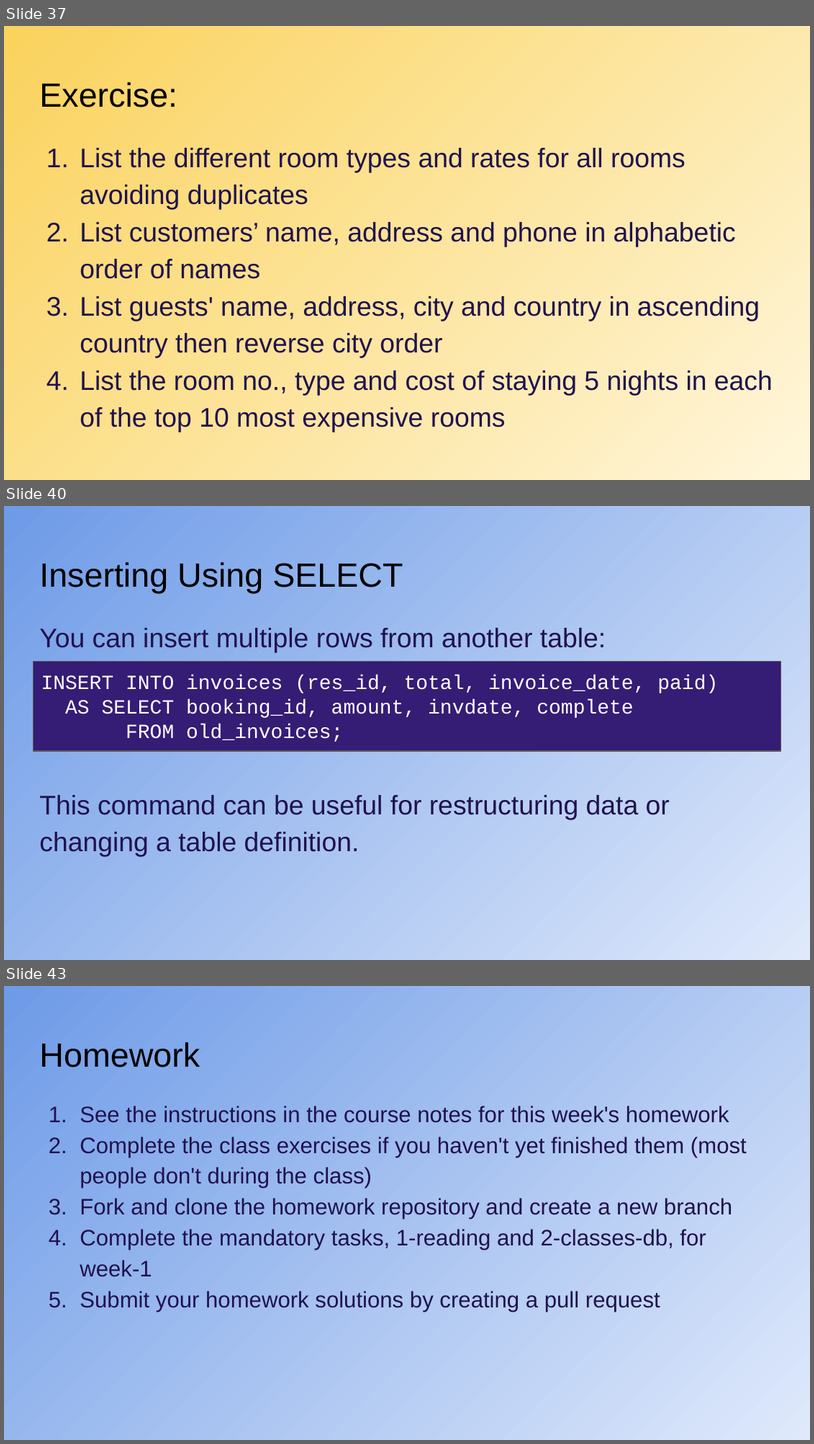
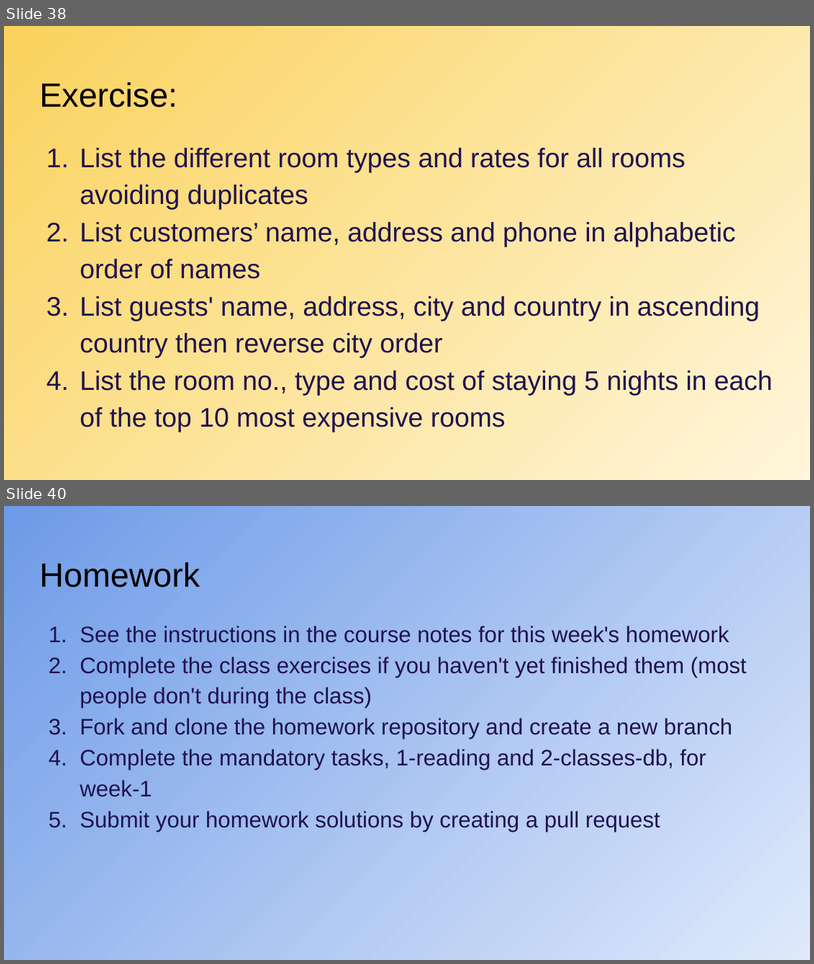
Before and after one commit to CodeYourFuture/syllabus, a slide deck: docs/db/db_b/week-1/CYF_DB_1.odp. Shown one above the other, each under a label of ours: slides 37, 40 and 43 before the commit, slides 38 and 40 after it; the slides between them are not shown. The pictures are 814x1444 and 814x964 pixels, drawn with LibreOffice and Linux fonts; fonts in the diff are those of the drawing. Boxes give left, top, right and bottom in pixels: in the first picture for what was removed or moved away, otherwise in the second. Text is boxed around its words. In the diff, an @@ line names an element or a change of style, - is before the commit and + after.

```diff
--- a/docs/db/db_b/week-1/CYF_DB_1.odp
+++ b/docs/db/db_b/week-1/CYF_DB_1.odp
@@ slide 40 removed at (x1=4, y1=506, x2=810, y2=960), background gradient #DFE9FB to #6E9BE7 @@
@@ title removed at (x1=39, y1=562, x2=403, y2=593) @@
-Inserting Using SELECT
@@ text removed at (x1=39, y1=628, x2=670, y2=857) @@
-You can insert multiple rows from another table:
-This command can be useful for restructuring data or changing a table definition.
@@ rectangle removed at (x1=33, y1=662, x2=782, y2=751) @@
-INSERT INTO invoices (res_id, total, invoice_date, paid)
-AS SELECT booking_id, amount, invdate, complete
-FROM old_invoices;
@@ what was slide 37 is now slide 38 @@
@@ what was slide 43 is now slide 40 @@
```
Also in this commit, not shown: 2 slides changed, 1 slide added, 3 other slides removed, 1 other file.
